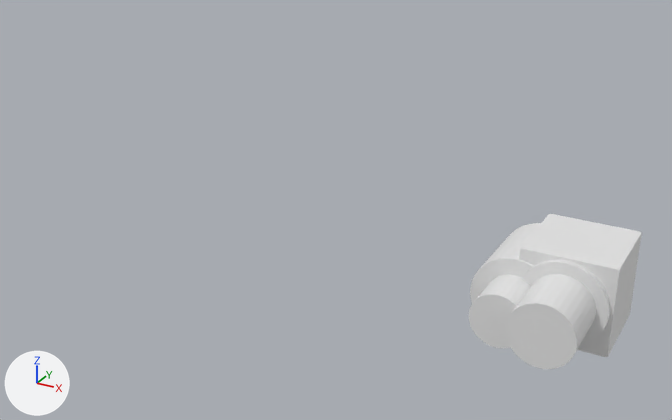
An edit to the FBX model Export Art/GasStation/Interior/Speakers.fbx, drawn before and after from the same camera.
The view is the same before and after, from a 50 mm lens placed at (0.79, -3.44, 2.87), pointed at (-1.18, 0.14, 1.08). The axes (+X, +Y, +Z) are drawn at lower left. The lights are the same throughout. The older version comes first. Where no turn or scale is listed for an object, it has been applied to the vertices.

The scene before the commit, as lines of its bpy script (objects in view):
```python
me_cube_587 = bpy.data.meshes.new('Cube.587')
me_cube_587.from_pydata(...)  # 2232 vertices, 1694 faces; spans x -0.398..0.2, y -0.497..0.2, z -0.229..0.2
me_cube_587.materials.append(mat_material_138)  # white #e7e7e7
ob_speakers = bpy.data.objects.new('Speakers', me_cube_587)
ob_speakers.location = (0.0, 0.12, 1.0)
```
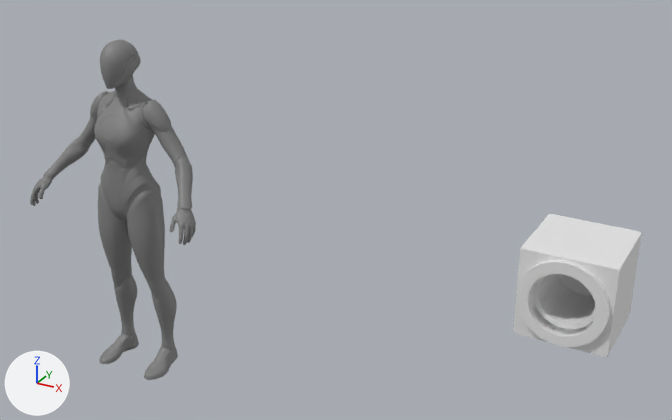
Where the change shows, as pixel boxes [x1, y1, x2, y2] in the pictures (672 x 420 px):
'Speakers', reshaped (25% narrower, 8% shorter)
    before: [469, 214, 642, 369]
    after: [513, 214, 642, 357]
'SKM_Quinn_LOD0', added
    after: [30, 39, 196, 380]
    faces in mat_mi_quinn_01 (grey #808080): [79, 39, 184, 380]
    faces in mat_mi_quinn_02 (grey #808080): [30, 75, 196, 245]
'MainSpeaker', added
    after: [516, 260, 610, 347]
part 1 of me_cube_587, deleted
    before: [469, 223, 610, 369]

Edits to the bpy script that builds the scene:
```text
Add mat_mi_quinn_01:
    mat_mi_quinn_01 = principled_material('MI_Quinn_01')
    mat_mi_quinn_01.base_color = (0.216, 0.216, 0.216)  # grey #808080
    mat_mi_quinn_01.roughness = 0.553
Add mat_mi_quinn_02:
    mat_mi_quinn_02 = principled_material('MI_Quinn_02')
    mat_mi_quinn_02.base_color = (0.216, 0.216, 0.216)  # grey #808080
    mat_mi_quinn_02.roughness = 0.553
Change me_cube_587:
    used by ob_speakers; location = (0.0, 0.12, 1.0)
    remove me_cube_587.from_pydata(...)  # 2232 vertices, 1694 faces; spans x -0.398..0.2, y -0.497..0.2, z -0.229..0.2
    add me_cube_587.from_pydata(...)  # 1844 vertices, 1488 faces; spans x -0.2..0.2, y -0.2..0.2, z -0.2..0.2
    me_cube_587 part 1: 6 loose pieces with 384 vertices, spanning x -0.398..0.187, y -0.497..0.194, z -0.229..0.191, are deleted
    other edits to the shape of me_cube_587 do not show in these pictures
Add me_skm_quinn_lod0:
    me_skm_quinn_lod0.from_pydata(...)  # 43642 vertices, 87280 faces; spans x -0.52..0.52, y -0.25..0.11, z 0.0..1.8
    # faces by material slot: [35612, 51668]
    me_skm_quinn_lod0.materials.append(mat_mi_quinn_01)  # grey #808080
    me_skm_quinn_lod0.materials.append(mat_mi_quinn_02)  # grey #808080
Add me_cylinder_002:
    me_cylinder_002.from_pydata(...)  # 260 vertices, 136 faces; spans x -0.19..0.19, y -0.237..0.17, z -0.188..0.192
Add ob_skm_quinn_lod0:
    ob_skm_quinn_lod0 = bpy.data.objects.new('SKM_Quinn_LOD0', me_skm_quinn_lod0)
    ob_skm_quinn_lod0.location = (-2.309, 0.0, 0.0)
Add ob_mainspeaker:
    ob_mainspeaker = bpy.data.objects.new('MainSpeaker', me_cylinder_002)
    ob_mainspeaker.location = (-0.003, 0.133, 0.999)
```
